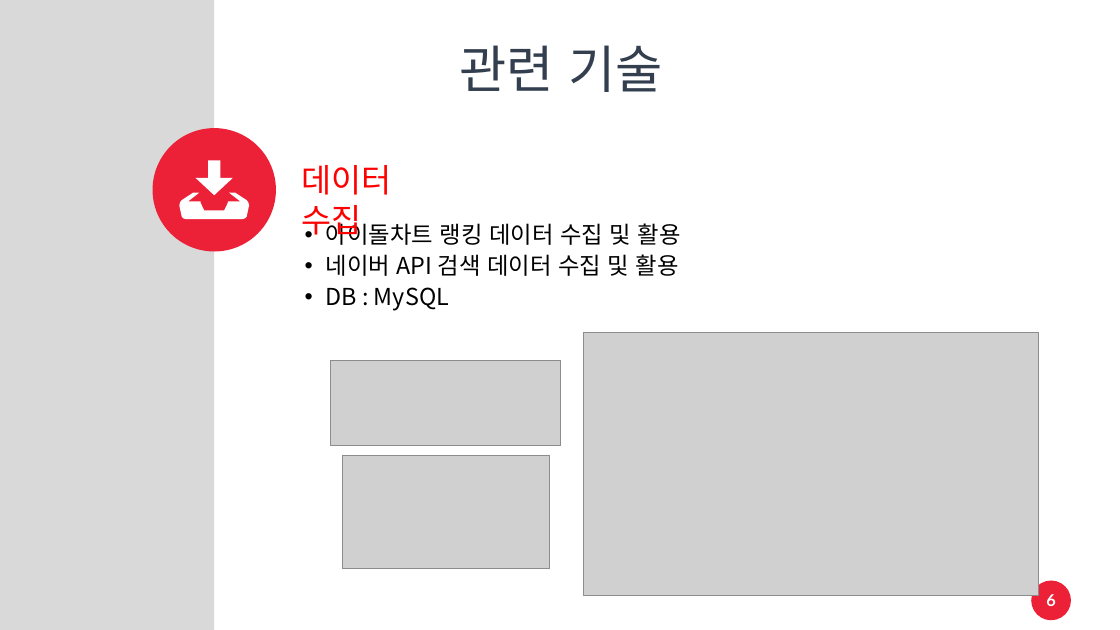
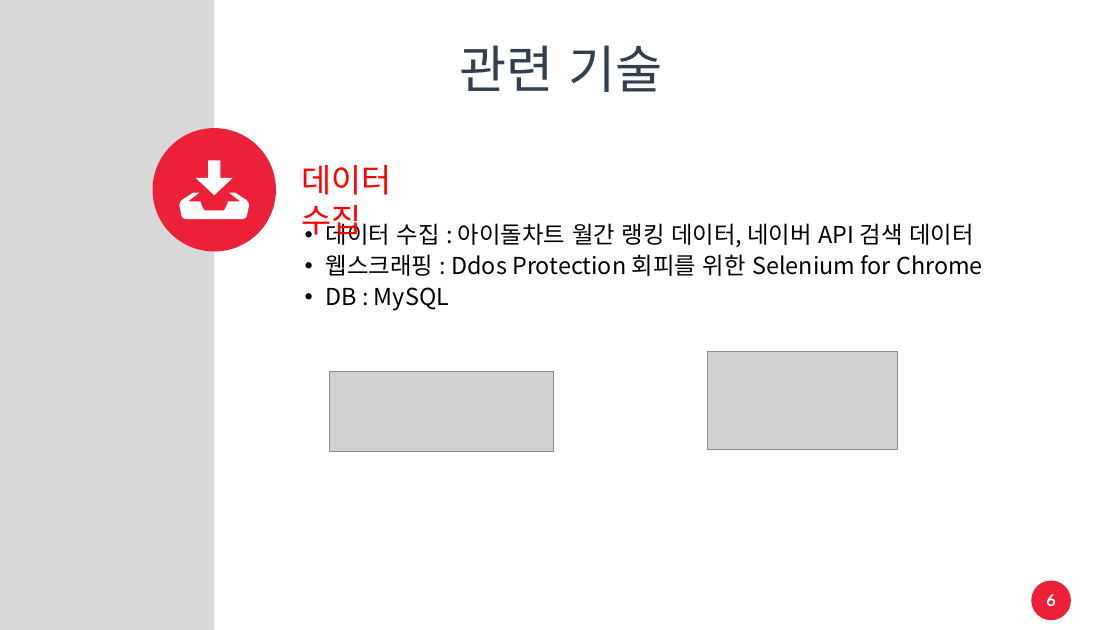
Before and after one commit to linkz73/idol_rank, a slide deck: slide 6 of 자료/프로젝트.pptx. Drawn at 1120x630 pixels with LibreOffice and Linux fonts; fonts in the diff are those of the drawing; grey boxes stand for pictures. Boxes give left, top, right and bottom in pixels: in the first picture for what was removed or moved away, otherwise in the second. Text is boxed around its words. In the diff, an @@ line names an element or a change of style, - is before the commit and + after.

```diff
--- a/자료/프로젝트.pptx
+++ b/자료/프로젝트.pptx
@@ text at box(326, 220, 983, 276): text changed @@
-  • 아이돌차트 랭킹 데이터 수집 및 활용
-  • 네이버 API 검색 데이터 수집 및 활용
+  • 데이터 수집 : 아이돌차트 월간 랭킹 데이터, 네이버 API 검색 데이터
+  • 웹스크래핑 : Ddos Protection 회피를 위한 Selenium for Chrome
@@ picture removed at box(583, 333, 1039, 595) @@
@@ picture added at box(707, 352, 897, 450) @@
@@ picture: place and size @@
-picture at box(331, 360, 561, 446)
+picture at box(329, 371, 554, 452)
@@ picture removed at box(342, 455, 549, 568) @@
```
Also in this commit, not shown: 10 other slides changed.
